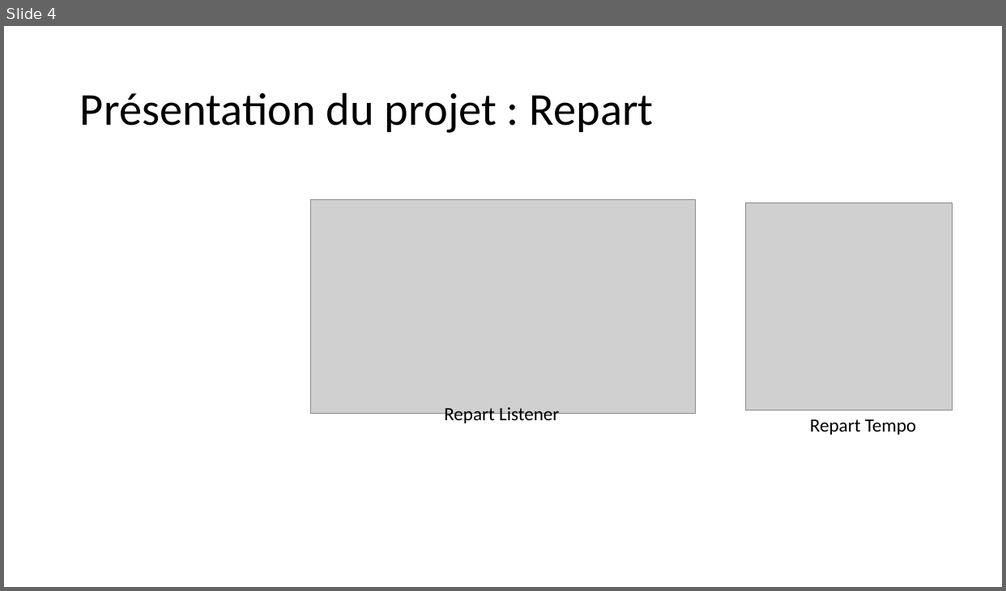
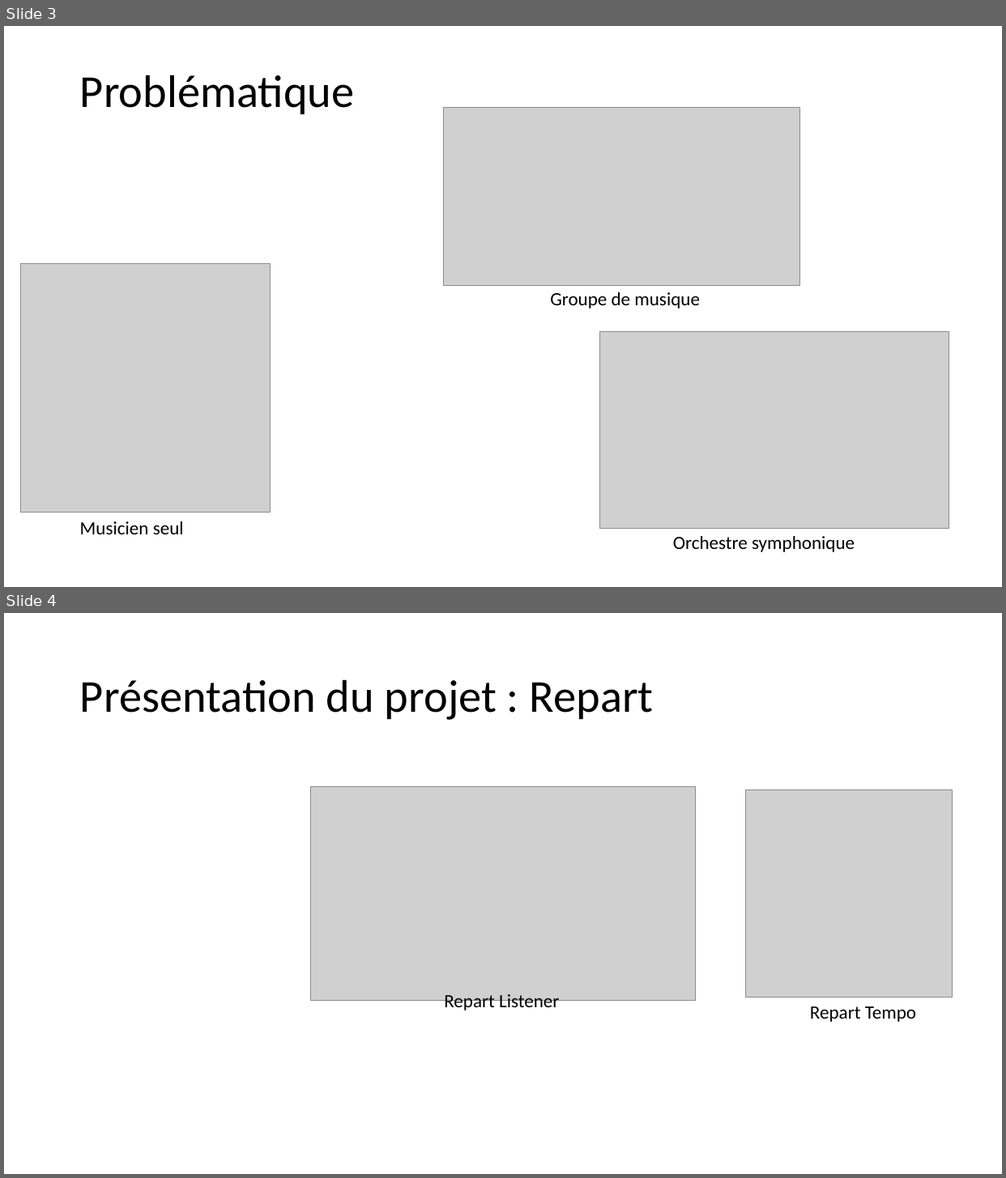
Before and after one commit to Damien-Collot/Repart, a slide deck: Présentation Repart.pptx. Shown one above the other, each under a label of ours: slide 4 before the commit, slides 3 and 4 after it. The pictures are 1006x591 and 1006x1178 pixels, drawn with LibreOffice and Linux fonts; fonts in the diff are those of the drawing; grey boxes stand for pictures. Boxes give left, top, right and bottom in pixels: in the first picture for what was removed or moved away, otherwise in the second. Text is boxed around its words. In the diff, an @@ line names an element or a change of style, - is before the commit and + after.

```diff
--- a/Présentation Repart.pptx
+++ b/Présentation Repart.pptx
@@ slide 3 added at (4, 26, 1002, 587), background #FFFFFF @@
@@ title added at (80, 75, 355, 114), 44 pt, text #000000 @@
+Problématique
@@ picture added at (444, 108, 799, 286) @@
@@ picture added at (21, 264, 270, 513) @@
@@ text added at (550, 292, 700, 309), 18 pt, text #000000 @@
+Groupe de musique
@@ picture added at (600, 332, 948, 528) @@
@@ text added at (80, 522, 184, 535), 18 pt, text #000000 @@
+Musicien seul
@@ text added at (673, 536, 854, 552), 18 pt, text #000000 @@
+Orchestre symphonique
```
Also in this commit, not shown: 2 slides changed, 1 slide removed, 1 other file.
